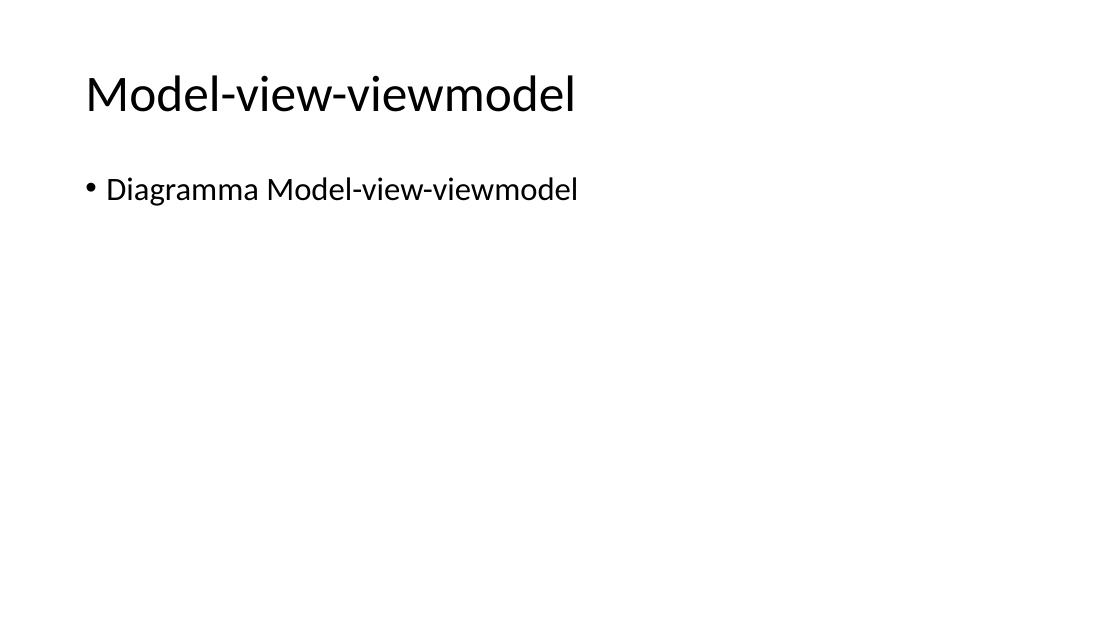
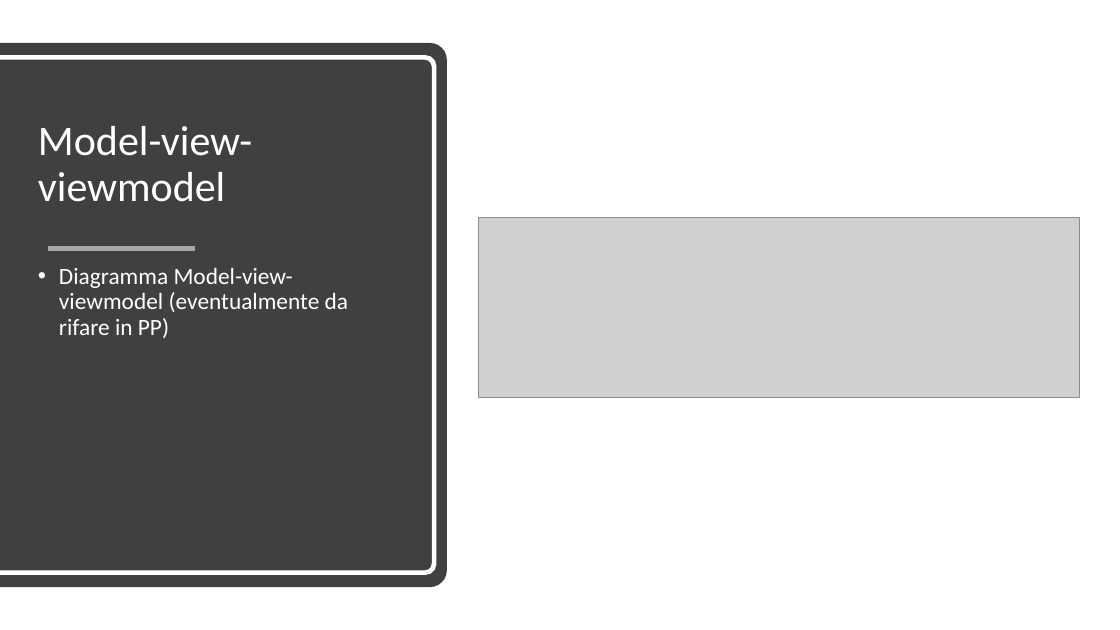
Before and after one commit to Italiaracerx/progettoSWE, a slide deck: slide 4 of Presentazioni/Presentazioni PB/Presentazione PB.pptx. Drawn at 1120x630 pixels with LibreOffice and Linux fonts; fonts in the diff are those of the drawing; grey boxes stand for pictures. Boxes give left, top, right and bottom in pixels: in the first picture for what was removed or moved away, otherwise in the second. Text is boxed around its words. In the diff, an @@ line names an element or a change of style, - is before the commit and + after.

```diff
--- a/Presentazioni/Presentazioni PB/Presentazione PB.pptx
+++ b/Presentazioni/Presentazioni PB/Presentazione PB.pptx
@@ round same rect added at (0, 43, 447, 587), fill #404040 @@
@@ round same rect added at (0, 58, 434, 573), outline #FFFFFF 4 pt @@
@@ title "Model-view-viewmodel": place and size @@
-title "Model-view-viewmodel" at (85, 75, 576, 112)
+title "Model-view-viewmodel" at (38, 126, 252, 202)
@@ title "Model-view-viewmodel" at (38, 126, 252, 202): size 44 to 36 pt, text colour #000000 to #FFFFFF @@
@@ picture added at (478, 218, 1079, 398) @@
@@ line added from (48, 249) to (195, 249), #A6A6A6 4 pt @@
@@ text at (59, 268, 348, 338): text changed; size 28 to 20 pt; text colour #000000 to #FFFFFF @@
-• Diagramma Model-view-viewmodel
+• Diagramma Model-view-viewmodel (eventualmente da rifare in PP)
```
Also in this commit, not shown: 7 other slides changed, 2 slides added, 2 slides removed.
